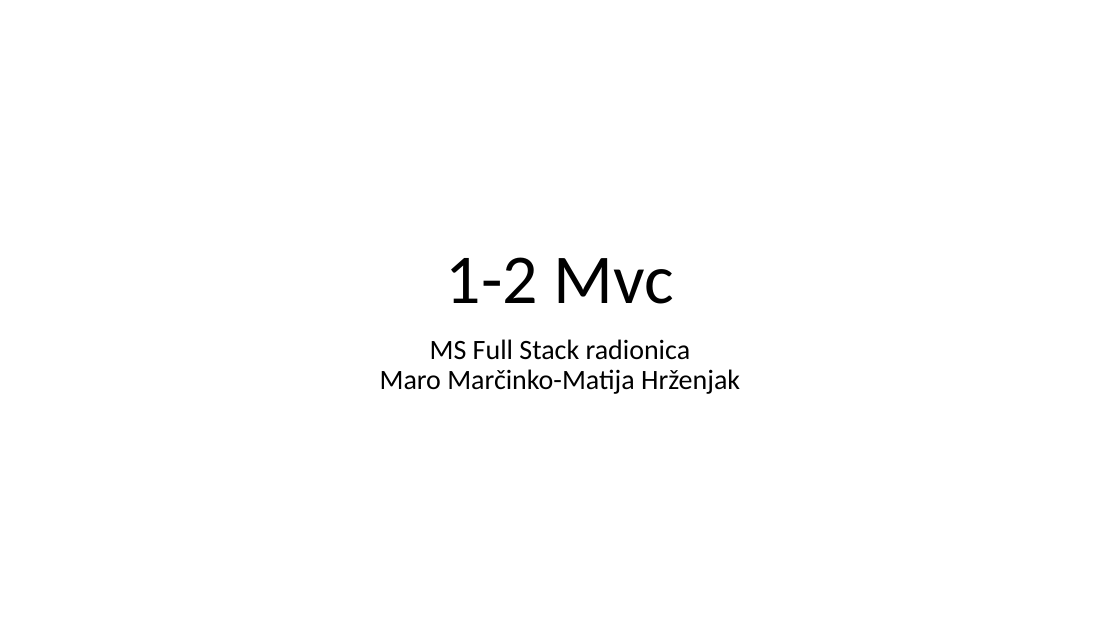
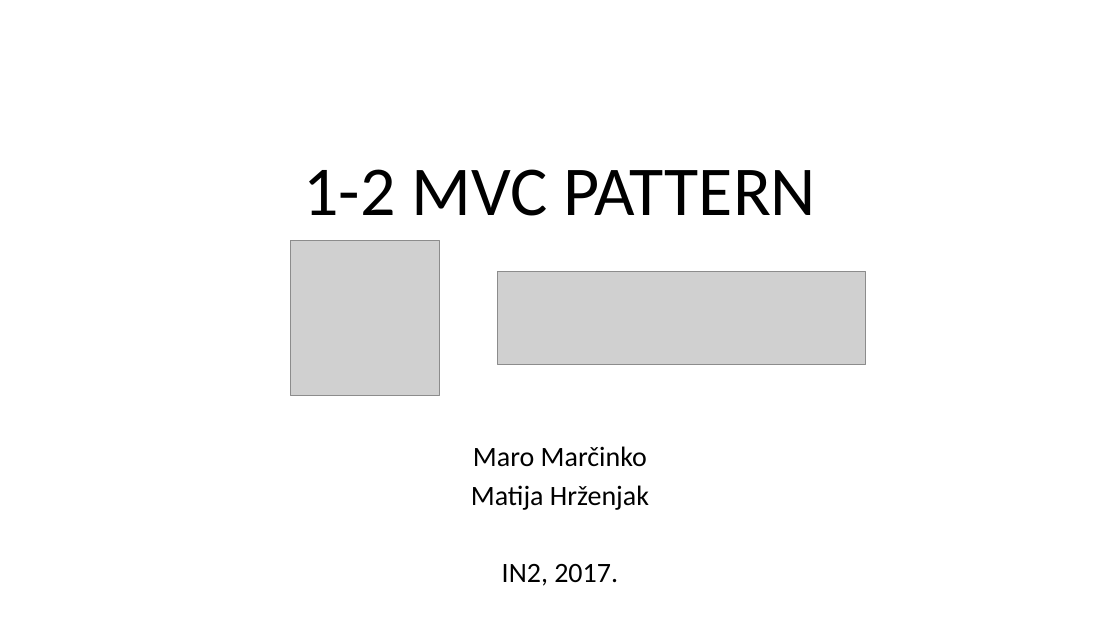
Before and after one commit to mmssniper/angular-workshop, a slide deck: slide 1 of prezentacije/1-2 Mvc pattern.pptx. Drawn at 1120x630 pixels with LibreOffice and Linux fonts; fonts in the diff are those of the drawing; grey boxes stand for pictures. Boxes give left, top, right and bottom in pixels: in the first picture for what was removed or moved away, otherwise in the second. Text is boxed around its words. In the diff, an @@ line names an element or a change of style, - is before the commit and + after.

```diff
--- a/prezentacije/1-2 Mvc pattern.pptx
+++ b/prezentacije/1-2 Mvc pattern.pptx
@@ title at bbox=[304, 169, 816, 216]: text changed @@
-1-2 Mvc
+1-2 MVC PATTERN
@@ picture added at bbox=[290, 240, 439, 396] @@
@@ picture added at bbox=[498, 271, 866, 365] @@
@@ subtitle at bbox=[471, 446, 649, 586]: text changed @@
-MS Full Stack radionica
-Maro Marčinko-Matija Hrženjak
+Maro Marčinko
+Matija Hrženjak
+IN2, 2017.
```
Also in this commit, not shown: 2 other files.
